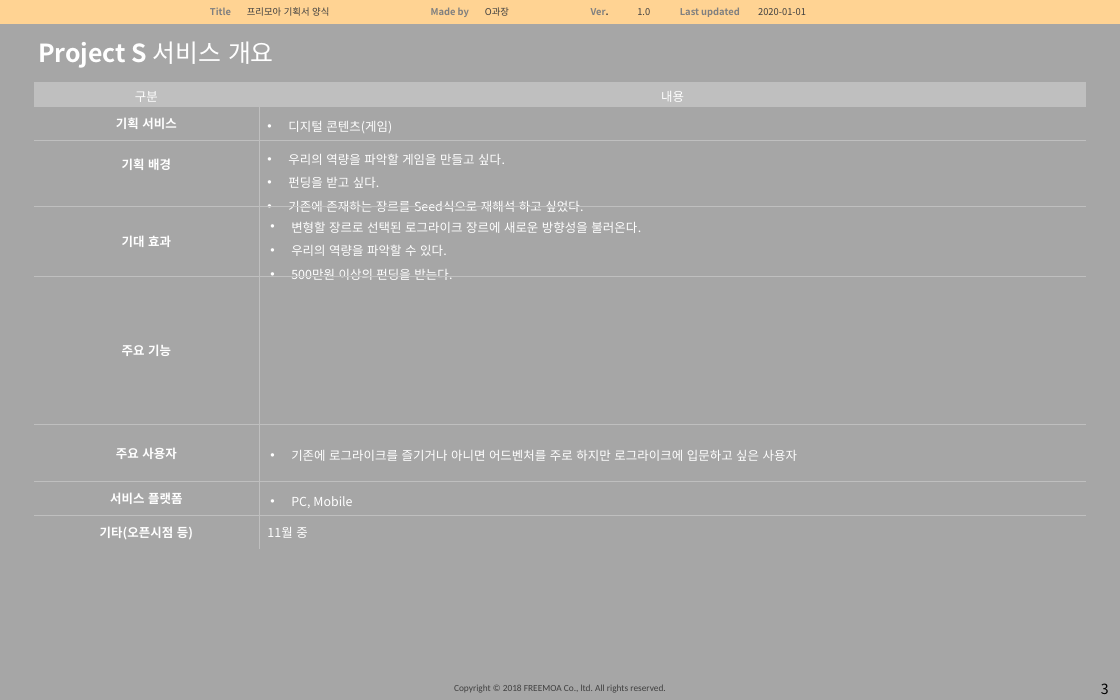
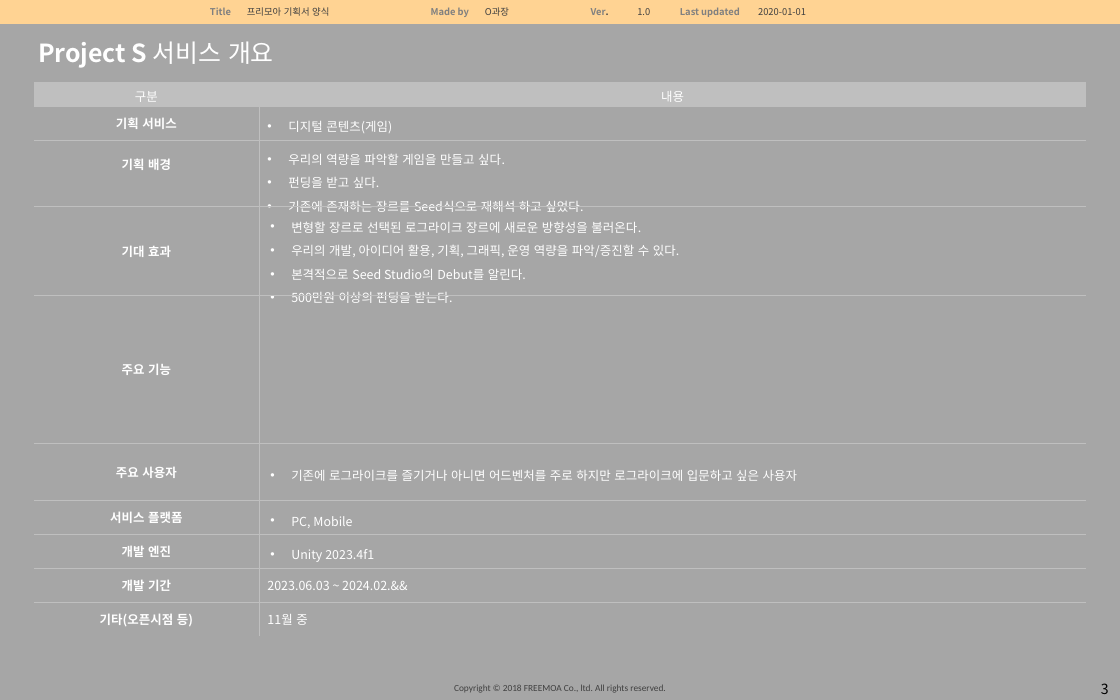
Before and after one commit to SeedStudioGame/Project_S, a slide deck: slide 3 of 자료/SeedStudio_ProjectS_기획서_v0.1.pptx. Drawn at 1120x700 pixels with LibreOffice and Linux fonts; fonts in the diff are those of the drawing. Boxes give left, top, right and bottom in pixels: in the first picture for what was removed or moved away, otherwise in the second. Text is boxed around its words. In the diff, an @@ line names an element or a change of style, - is before the commit and + after.

```diff
--- a/자료/SeedStudio_ProjectS_기획서_v0.1.pptx
+++ b/자료/SeedStudio_ProjectS_기획서_v0.1.pptx
@@ table at (34, 83, 1085, 633) @@
-row 4, column 2: 변형할 장르로 선택된 로그라이크 장르에 새로운 방향성을 불러온다. / 우리의 역량을 파악할 수 있다. / 500만원 이상의 펀딩을 받는다.
+row 4, column 2: 변형할 장르로 선택된 로그라이크 장르에 새로운 방향성을 불러온다. / 우리의 개발, 아이디어 활용, 기획, 그래픽, 운영 역량을 파악/증진할 수 있다. / 본격적으로 Seed Studio의 Debut를 알린다. / 500만원 이상의 펀딩을 받는다.
+row 8: 개발 엔진 | Unity 2023.4f1
+row 9: 개발 기간 | 2023.06.03 ~ 2024.02.&&
```
Also in this commit, not shown: 1 other slide changed.
